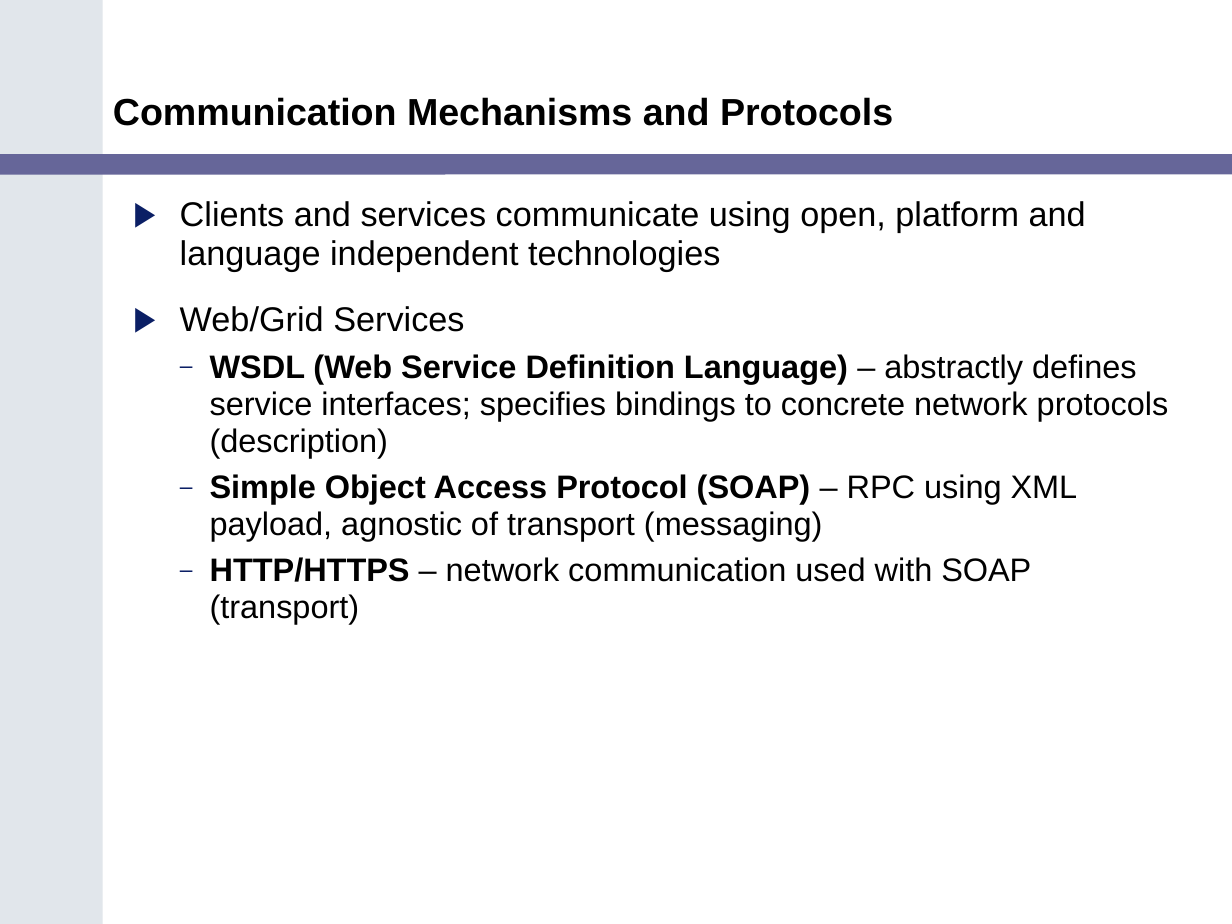
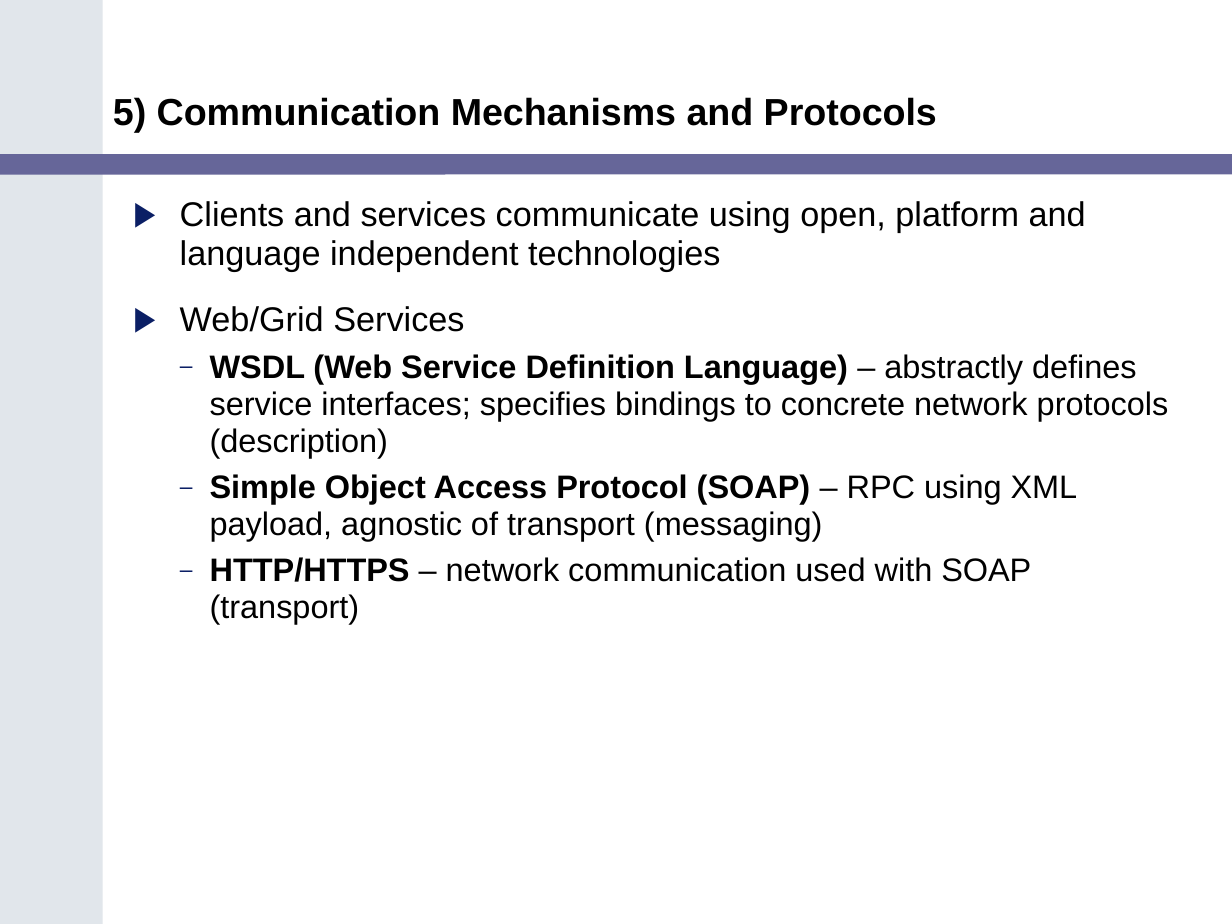
Before and after one commit to NCIP/cagrid-portal, a slide deck: slide 8 of cagrid-1-0/Documentation/presentations/200602_VCDE_ARCH/Gold_Review_Arch_VCDE_Feb1.ppt. Drawn at 1232x924 pixels with LibreOffice and Linux fonts; fonts in the diff are those of the drawing; background and template pictures are left out. Boxes give left, top, right and bottom in pixels: in the first picture for what was removed or moved away, otherwise in the second. Text is boxed around its words. In the diff, an @@ line names an element or a change of style, - is before the commit and + after.

```diff
--- a/cagrid-1-0/Documentation/presentations/200602_VCDE_ARCH/Gold_Review_Arch_VCDE_Feb1.ppt
+++ b/cagrid-1-0/Documentation/presentations/200602_VCDE_ARCH/Gold_Review_Arch_VCDE_Feb1.ppt
@@ title at [113,97,937,132]: text changed @@
-Communication Mechanisms and Protocols
+5) Communication Mechanisms and Protocols
```
Also in this commit, not shown: 9 other slides changed, 2 slides added, 1 slide removed.
